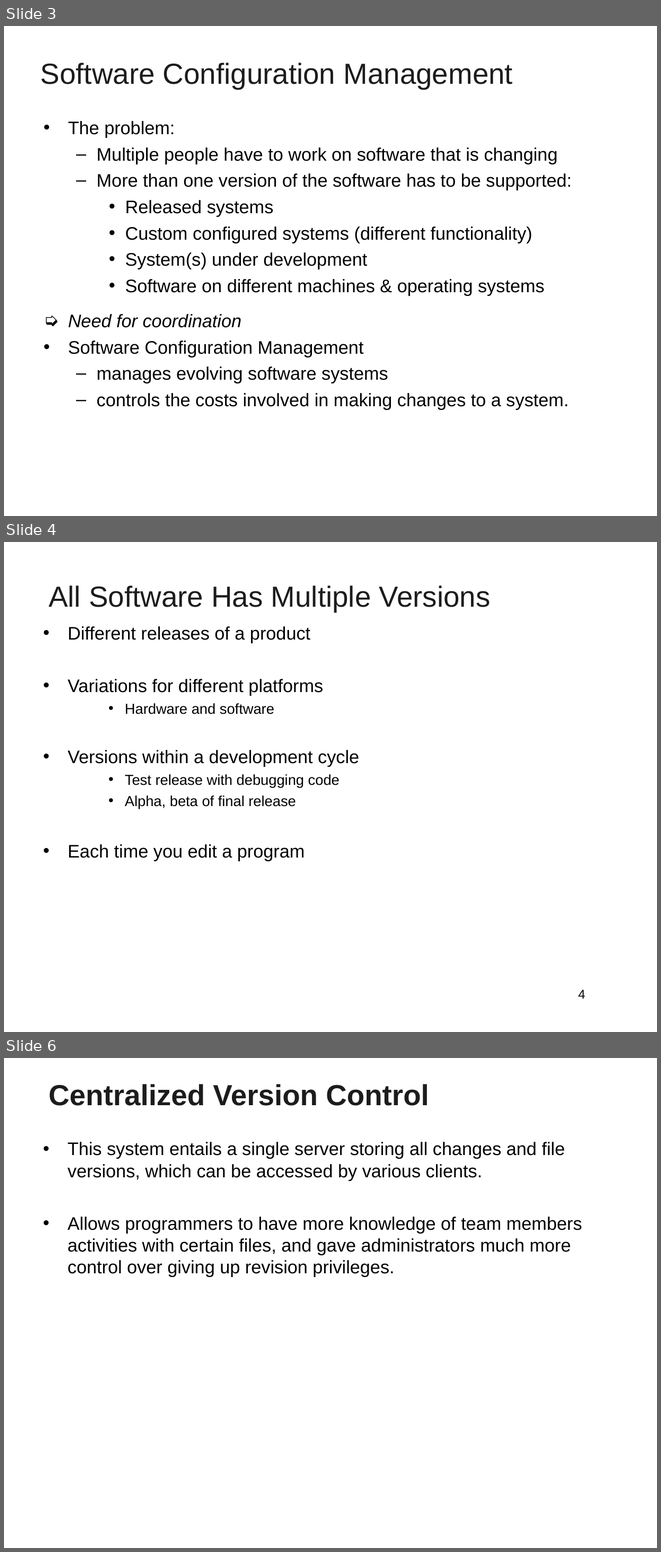
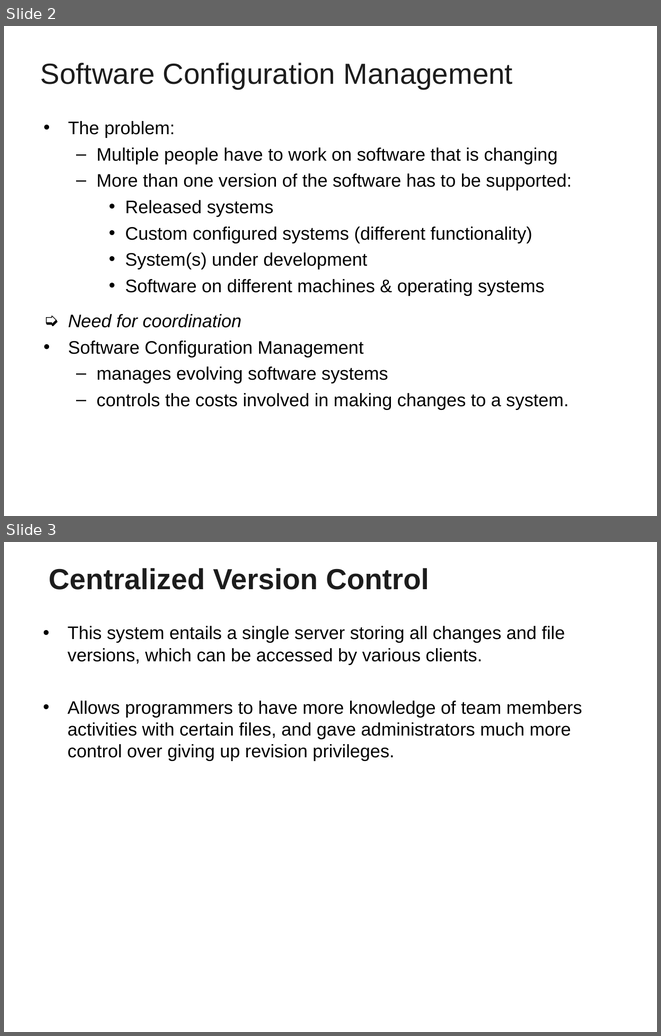
Before and after one commit to PrateekAlakh/sap18, a slide deck: Git_Sapient.ppt. Shown one above the other, each under a label of ours: slides 3, 4 and 6 before the commit, slides 2 and 3 after it; the slides between them are not shown. The pictures are 661x1552 and 661x1036 pixels, drawn with LibreOffice and Linux fonts; fonts in the diff are those of the drawing; background and template pictures are left out. Boxes give left, top, right and bottom in pixels: in the first picture for what was removed or moved away, otherwise in the second. Text is boxed around its words. In the diff, an @@ line names an element or a change of style, - is before the commit and + after.

```diff
--- a/Git_Sapient.ppt
+++ b/Git_Sapient.ppt
@@ slide 4 removed at (4,542,657,1032), background picture (left out) @@
@@ title removed at (49,585,491,612) @@
-All Software Has Multiple Versions
@@ text removed at (68,626,359,861) @@
-• Different releases of a product
-• Variations for different platforms
-    • Hardware and software
-• Versions within a development cycle
-    • Test release with debugging code
-    • Alpha, beta of final release
-• Each time you edit a program
@@ page number removed at (578,989,585,998) @@
-4
@@ what was slide 3 is now slide 2 @@
@@ what was slide 6 is now slide 3 @@
```
Also in this commit, not shown: 5 slides changed, 2 other slides removed.
